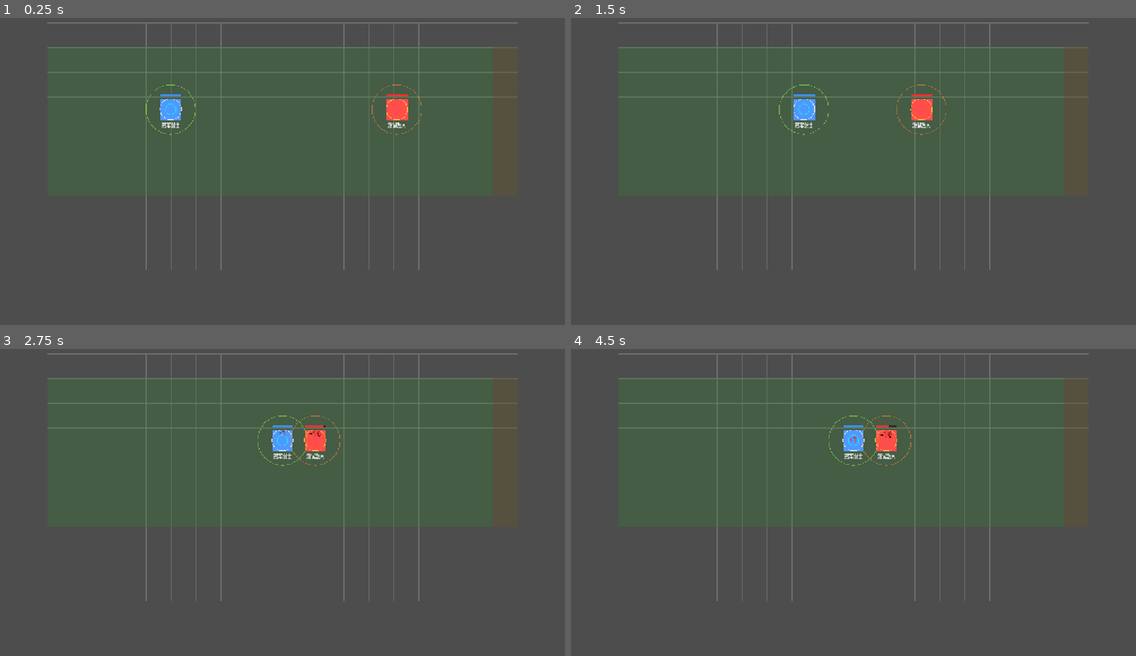
Above: before the commit, frames 1-4 (two rows, left to right).
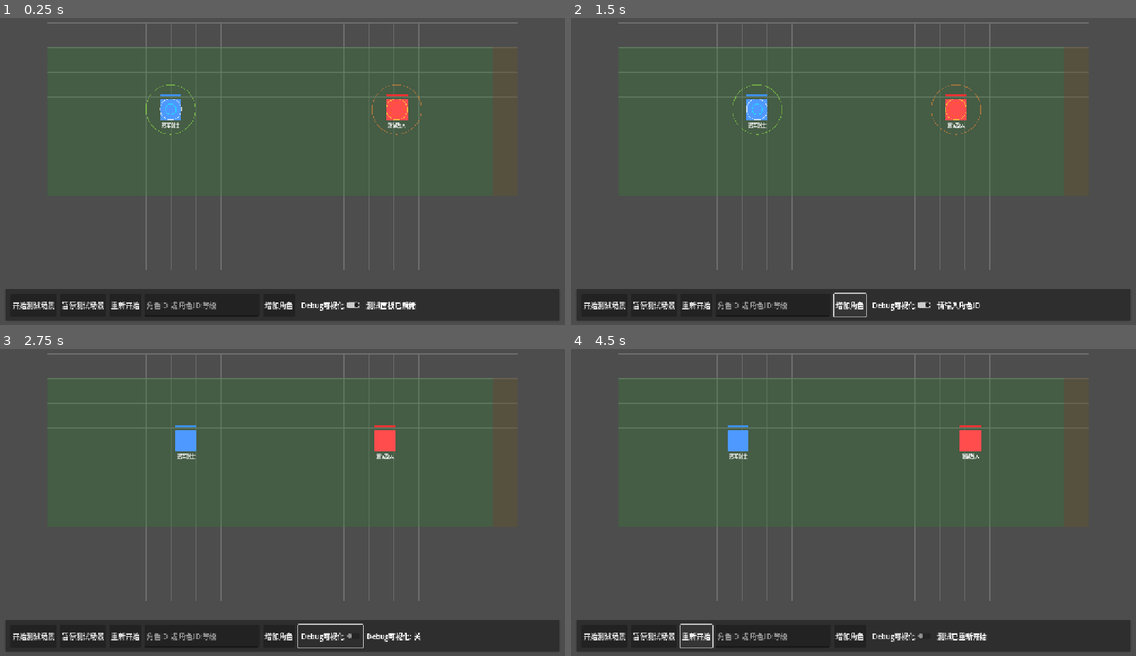
Above: after the commit, the same moments.

Repository: kuronaru/Paradiso
Game: Godot game, scene res://scenes/combat_test.tscn
Two runs of this game, one before a commit and one after it. Both use one fixed random seed, a clock stepped at 60 frames per second and the inputs below. This scene is started directly instead of the project's main scene.
Inputs (mouse positions are in pixels of both pictures, inside the frame that each line leads up to):
- Up to frame 1 (0.25 s): no input
- Up to frame 2 (1.5 s): click (655, 306) at 0.5 s, where only the run after the commit has a clickable "暂停测试场景"; click (847, 306) at 1.25 s, where only the run after the commit has a clickable "增加角色"
- Up to frame 3 (2.75 s): click (333, 637) at 2 s, where only the run after the commit has a clickable "Debug可视化"
- Up to frame 4 (4.5 s): click (604, 637) at 2.75 s, where only the run after the commit has a clickable "开始测试场景"; click (604, 637) at 3.5 s, where only the run after the commit has a clickable "开始测试场景"; click (695, 637) at 4.25 s, where only the run after the commit has a clickable "重新开始"

The runs differ from the first frame. In frame 1, 9.9% of the frame differs, in the area x 1-99%, y 88-99%; in frame 2, 11%; in frame 3, 11%, in the area x 1-99%, y 21-99%; in frame 4, 11%.

Commit message:
add combat test controls

Diff:
--- a/game/scenes/combat_test.tscn
+++ b/game/scenes/combat_test.tscn
@@ -1,7 +1,8 @@
-[gd_scene load_steps=3 format=3 uid="uid://v1ooehtnqu8j"]
+[gd_scene load_steps=4 format=3 uid="uid://v1ooehtnqu8j"]
 
 [ext_resource type="Script" uid="uid://lekijpfaobdq" path="res://scripts/grid/grid_system.gd" id="1_grid"]
 [ext_resource type="Script" uid="uid://dehbbweljmjgo" path="res://scripts/testing/combat_test_runner.gd" id="2_runner"]
+[ext_resource type="Script" uid="uid://cvew8rm6xkoti" path="res://scripts/testing/combat_test_controls.gd" id="3_controls"]
 
 [node name="CombatTest" type="Node2D"]
 
@@ -10,3 +11,64 @@
 
 [node name="CombatTestRunner" type="Node" parent="."]
 script = ExtResource("2_runner")
+
+[node name="CombatTestControls" type="CanvasLayer" parent="."]
+process_mode = 3
+script = ExtResource("3_controls")
+
+[node name="BottomPanel" type="PanelContainer" parent="CombatTestControls"]
+anchors_preset = 12
+anchor_top = 1.0
+anchor_right = 1.0
+anchor_bottom = 1.0
+offset_left = 12.0
+offset_top = -84.0
+offset_right = -12.0
+offset_bottom = -12.0
+grow_horizontal = 2
+grow_vertical = 0
+
+[node name="Margin" type="MarginContainer" parent="CombatTestControls/BottomPanel"]
+layout_mode = 2
+theme_override_constants/margin_left = 12
+theme_override_constants/margin_top = 10
+theme_override_constants/margin_right = 12
+theme_override_constants/margin_bottom = 10
+
+[node name="Controls" type="HBoxContainer" parent="CombatTestControls/BottomPanel/Margin"]
+layout_mode = 2
+theme_override_constants/separation = 8
+alignment = 1
+
+[node name="StartButton" type="Button" parent="CombatTestControls/BottomPanel/Margin/Controls"]
+layout_mode = 2
+text = "开始测试场景"
+
+[node name="PauseButton" type="Button" parent="CombatTestControls/BottomPanel/Margin/Controls"]
+layout_mode = 2
+text = "暂停测试场景"
+
+[node name="RestartButton" type="Button" parent="CombatTestControls/BottomPanel/Margin/Controls"]
+layout_mode = 2
+text = "重新开始"
+
+[node name="HeroInput" type="LineEdit" parent="CombatTestControls/BottomPanel/Margin/Controls"]
+custom_minimum_size = Vector2(260, 0)
+layout_mode = 2
+placeholder_text = "角色ID 或 角色ID:等级"
+
+[node name="AddHeroButton" type="Button" parent="CombatTestControls/BottomPanel/Margin/Controls"]
+layout_mode = 2
+text = "增加角色"
+
+[node name="DebugToggle" type="CheckButton" parent="CombatTestControls/BottomPanel/Margin/Controls"]
+layout_mode = 2
+button_pressed = true
+text = "Debug可视化"
+
+[node name="StatusLabel" type="Label" parent="CombatTestControls/BottomPanel/Margin/Controls"]
+custom_minimum_size = Vector2(180, 0)
+layout_mode = 2
+size_flags_horizontal = 3
+text = "测试面板已就绪"
+vertical_alignment = 1
--- a/game/scripts/grid/grid_system.gd
+++ b/game/scripts/grid/grid_system.gd
@@ -927,7 +927,7 @@
 	for x in range(grid_width):
 		for y in range(deploy_rows.x, deploy_rows.y + 1):
 			var candidate := Vector2i(x, y)
-			var candidate_ground := grid_to_world(candidate) + attacker_ground_offset
+			var candidate_ground : Vector2 = grid_to_world(candidate) + attacker_ground_offset
 			var candidate_distance := target.get_body_outline_distance_from_ground(candidate_ground) / maxf(cell_size, 1.0)
 			if candidate_distance > attack_range:
 				continue
--- /dev/null
+++ b/game/scripts/testing/combat_test_controls.gd
@@ -0,0 +1,131 @@
+# combat_test_controls.gd — 战斗测试场景开发者控制面板
+extends CanvasLayer
+
+const M = "CombatTestUI"
+
+@onready var runner: CombatTestRunner = get_node_or_null("../CombatTestRunner") as CombatTestRunner
+@onready var start_button: Button = $BottomPanel/Margin/Controls/StartButton
+@onready var pause_button: Button = $BottomPanel/Margin/Controls/PauseButton
+@onready var restart_button: Button = $BottomPanel/Margin/Controls/RestartButton
+@onready var hero_input: LineEdit = $BottomPanel/Margin/Controls/HeroInput
+@onready var add_hero_button: Button = $BottomPanel/Margin/Controls/AddHeroButton
+@onready var debug_toggle: CheckButton = $BottomPanel/Margin/Controls/DebugToggle
+@onready var status_label: Label = $BottomPanel/Margin/Controls/StatusLabel
+
+
+## 初始化开发者控制面板。
+func _ready() -> void:
+	process_mode = Node.PROCESS_MODE_ALWAYS
+	if not runner:
+		_set_status("未找到 CombatTestRunner")
+		return
+
+	debug_toggle.button_pressed = runner.is_debug_visuals_enabled()
+	_connect_signals()
+	_set_status("测试面板已就绪")
+
+
+## 连接按钮和输入框信号。
+func _connect_signals() -> void:
+	start_button.pressed.connect(_on_start_pressed)
+	pause_button.pressed.connect(_on_pause_pressed)
+	restart_button.pressed.connect(_on_restart_pressed)
+	add_hero_button.pressed.connect(_on_add_hero_pressed)
+	hero_input.text_submitted.connect(_on_hero_text_submitted)
+	debug_toggle.toggled.connect(_on_debug_toggled)
+
+
+## 开始或继续测试。
+func _on_start_pressed() -> void:
+	if not runner:
+		return
+	runner.start_test()
+	_set_status("测试运行中")
+
+
+## 暂停测试。
+func _on_pause_pressed() -> void:
+	if not runner:
+		return
+	runner.pause_test()
+	_set_status("测试已暂停")
+
+
+## 重新生成当前测试配置。
+func _on_restart_pressed() -> void:
+	if not runner:
+		return
+	runner.restart_test()
+	_set_status("测试已重新开始")
+
+
+## 添加输入框中的角色。
+func _on_add_hero_pressed() -> void:
+	_add_hero_from_input(hero_input.text)
+
+
+## 回车添加输入框中的角色。
+func _on_hero_text_submitted(text: String) -> void:
+	_add_hero_from_input(text)
+
+
+## 切换调试可视化。
+func _on_debug_toggled(enabled: bool) -> void:
+	if not runner:
+		return
+	runner.set_debug_visuals(enabled)
+	_set_status("Debug可视化: %s" % ("开" if enabled else "关"))
+
+
+## 从输入文本添加角色，支持 class_id 或 class_id:level。
+func _add_hero_from_input(raw_text: String) -> void:
+	if not runner:
+		return
+
+	var parsed := _parse_hero_input(raw_text)
+	if parsed.is_empty():
+		_set_status("请输入角色ID")
+		return
+
+	var class_id := str(parsed.get("class_id", ""))
+	var level := int(parsed.get("level", 1))
+	if not runner.is_valid_hero_class_id(class_id):
+		_set_status("未知角色ID: %s" % class_id)
+		return
+
+	var hero := runner.add_hero(class_id, level)
+	if not hero:
+		_set_status("添加失败: 没有可用位置")
+		return
+
+	hero_input.clear()
+	_set_status("已添加 %s Lv.%d" % [hero.unit_name, hero.level])
+
+
+## 解析角色输入。
+func _parse_hero_input(raw_text: String) -> Dictionary:
+	var text := raw_text.strip_edges()
+	if text == "":
+		return {}
+
+	var normalized := text.replace(":", " ").replace(",", " ").replace("，", " ")
+	var parts := normalized.split(" ", false)
+	if parts.is_empty():
+		return {}
+
+	var level := 1
+	if parts.size() >= 2:
+		var level_text := str(parts[1]).strip_edges()
+		if level_text.is_valid_int():
+			level = clampi(int(level_text), 1, GameManager.MAX_CHARACTER_LEVEL)
+
+	return {
+		"class_id": str(parts[0]).strip_edges(),
+		"level": level,
+	}
+
+
+## 设置状态栏文本。
+func _set_status(message: String) -> void:
+	if status_label:
+		status_label.text = message
--- a/game/scripts/testing/combat_test_runner.gd
+++ b/game/scripts/testing/combat_test_runner.gd
@@ -4,6 +4,8 @@
 extends Node
 
 const M = "CombatTest"
+
+var debug_visuals_enabled: bool = true
 
 ## 默认玩家角色配置；可在测试代码中改写后调用 restart_test()
 var hero_specs: Array = [
@@ -42,12 +44,27 @@
 ## 清空当前场面并按配置重新开始测试
 func restart_test() -> void:
 	"""清空当前场面并按配置重新开始测试"""
+	get_tree().paused = false
 	_prepare_test_battle()
 	_clear_grid_units()
 	_place_configured_units()
 	_start_unit_ai()
 
 
+## 开始或继续当前测试场景
+func start_test() -> void:
+	"""开始或继续当前测试场景"""
+	get_tree().paused = false
+	BattleManager.state = BattleManager.BattleState.IN_PROGRESS
+	_start_unit_ai()
+
+
+## 暂停当前测试场景
+func pause_test() -> void:
+	"""暂停当前测试场景"""
+	get_tree().paused = true
+
+
 ## 设置玩家角色测试配置
 func set_hero_specs(specs: Array) -> void:
 	"""设置玩家角色测试配置"""
@@ -65,21 +82,39 @@
 	"""通过代码放置一个玩家角色"""
 	if not grid:
 		return null
-
-	var ct := ClassDefinitions.get_template(class_id)
+	if not is_valid_hero_class_id(class_id):
+		Log.w(M, "未知测试角色ID: %s" % class_id)
+		return null
+
+	var canonical_id := ClassDefinitions.canonicalize_class_id(class_id)
+	var ct := ClassDefinitions.get_template(canonical_id)
 	var hero := HeroUnit.new()
 	hero.setup(ct, level)
+	_apply_debug_visuals_to_unit(hero)
 	if not grid.place_unit(hero, grid_pos):
 		BattleManager.unregister_player_unit(hero)
 		hero.queue_free()
-		Log.w(M, "无法放置测试角色 %s 到 (%d, %d)" % [class_id, grid_pos.x, grid_pos.y])
-		return null
-
+		Log.w(M, "无法放置测试角色 %s 到 (%d, %d)" % [canonical_id, grid_pos.x, grid_pos.y])
+		return null
+
+	_apply_debug_visuals_to_unit(hero)
 	BattleManager.unit_deployed.emit(hero)
 	hero.activate_ai()
 	return hero
 
 
+## 在下一个可用位置增加一个玩家角色
+func add_hero(class_id: String, level: int = 1) -> HeroUnit:
+	"""在下一个可用位置增加一个玩家角色"""
+	if not grid:
+		return null
+	var grid_pos := _next_open_hero_pos()
+	if grid_pos == GridSystem.INVALID_GRID_POS:
+		Log.w(M, "没有可用位置放置测试角色 %s" % class_id)
+		return null
+	return spawn_hero(class_id, level, grid_pos)
+
+
 ## 通过代码放置一个敌人
 func spawn_enemy(template: Dictionary, grid_pos: Vector2i) -> EnemyUnit:
 	"""通过代码放置一个敌人"""
@@ -88,14 +123,48 @@
 
 	var enemy := EnemyUnit.new()
 	enemy.setup_from_template(template)
+	_apply_debug_visuals_to_unit(enemy)
 	if not grid.place_unit(enemy, grid_pos):
 		BattleManager.unregister_enemy_unit(enemy)
 		enemy.queue_free()
 		Log.w(M, "无法放置测试敌人到 (%d, %d)" % [grid_pos.x, grid_pos.y])
 		return null
 
+	_apply_debug_visuals_to_unit(enemy)
 	enemy.activate_ai()
 	return enemy
+
+
+## 检查角色ID是否可用于测试生成
+func is_valid_hero_class_id(class_id: String) -> bool:
+	"""检查角色ID是否可用于测试生成"""
+	var trimmed := class_id.strip_edges()
+	if trimmed == "":
+		return false
+	return ClassDefinitions.CHARACTER_DATA.has(trimmed) or ClassDefinitions.LEGACY_ALIASES.has(trimmed)
+
+
+## 是否开启开发调试可视化
+func is_debug_visuals_enabled() -> bool:
+	"""是否开启开发调试可视化"""
+	return debug_visuals_enabled
+
+
+## 切换调试可视化，包括单位半径、攻击范围、碰撞预测
+func set_debug_visuals(enabled: bool) -> void:
+	"""切换调试可视化，包括单位半径、攻击范围、碰撞预测"""
+	debug_visuals_enabled = enabled
+	if grid:
+		grid.debug_unit_body_radii = enabled
+		grid.debug_attack_ranges = enabled
+		grid.debug_collision_prediction = enabled
+		if not enabled:
+			grid.collision_debug_entries.clear()
+		grid.queue_redraw()
+
+		for unit in grid.all_units:
+			if is_instance_valid(unit) and unit is UnitBase:
+				_apply_debug_visuals_to_unit(unit as UnitBase)
 
 
 ## 重置战斗全局状态，避免测试场景受到肉鸽流程影响
@@ -109,6 +178,9 @@
 	BattleManager.player_units.clear()
 	BattleManager.enemy_units.clear()
 	BattleManager.grid = grid
+	if ResourceManager:
+		ResourceManager.reset_dp(100, 100)
+		ResourceManager.set_regen_enabled(true)
 	if SynergyManager and SynergyManager.has_method("recalculate"):
 		SynergyManager.recalculate()
 
@@ -126,6 +198,7 @@
 	grid.occupancy.clear()
 	if grid.has_method("clear_move_reservations"):
 		grid.clear_move_reservations()
+	grid.collision_debug_entries.clear()
 
 
 ## 按测试配置批量放置双方单位
@@ -155,6 +228,40 @@
 			unit.activate_ai()
 
 
+## 为单位应用当前调试可视化设置
+func _apply_debug_visuals_to_unit(unit: UnitBase) -> void:
+	"""为单位应用当前调试可视化设置"""
+	if not unit:
+		return
+	unit.show_body_debug_ring = debug_visuals_enabled
+	unit.show_collision_debug_ring = debug_visuals_enabled
+	unit.show_attack_range_debug_ring = debug_visuals_enabled
+	unit.refresh_ground_collision()
+
+
+## 获取下一个可用的玩家测试位置
+func _next_open_hero_pos() -> Vector2i:
+	"""获取下一个可用的玩家测试位置"""
+	if not grid:
+		return GridSystem.INVALID_GRID_POS
+
+	var rows: Array[int] = []
+	var center_row := _center_deploy_row()
+	for y in range(grid.deploy_rows.x, grid.deploy_rows.y + 1):
+		rows.append(y)
+	rows.sort_custom(func(a: int, b: int) -> bool:
+		return abs(a - center_row) < abs(b - center_row)
+	)
+
+	var max_x := maxi(1, int(floor(float(grid.grid_width) * 0.5)))
+	for x in range(1, max_x + 1):
+		for y in rows:
+			var grid_pos := Vector2i(x, y)
+			if grid.can_place_at(grid_pos):
+				return grid_pos
+	return GridSystem.INVALID_GRID_POS
+
+
 ## 默认玩家测试位置：地图左侧中央
 func _default_hero_pos() -> Vector2i:
 	"""默认玩家测试位置：地图左侧中央"""
--- a/game/scripts/units/unit_ai.gd
+++ b/game/scripts/units/unit_ai.gd
@@ -383,7 +383,7 @@
 		return
 	var speed_px := owner_unit.move_speed * _cell_size()
 	var distance := dir.length()
-	var attack_distance := target_unit.get_body_radius() + owner_unit.attack_range * _cell_size()
+	var attack_distance : float = target_unit.get_body_radius() + owner_unit.attack_range * _cell_size()
 	var travel := minf(speed_px * delta, maxf(0.0, distance - attack_distance))
 	if travel > 0.0:
 		owner_unit.global_position += dir.normalized() * travel
Not shown, added: game/scripts/testing/combat_test_controls.gd.uid
